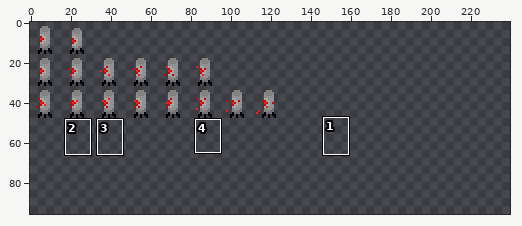
Sprite sheet, stored at resources/art/laser-turret-sheet.png. The picture above shows the old version from afar; the outline marks the close-up.
Close-up. Before the commit:
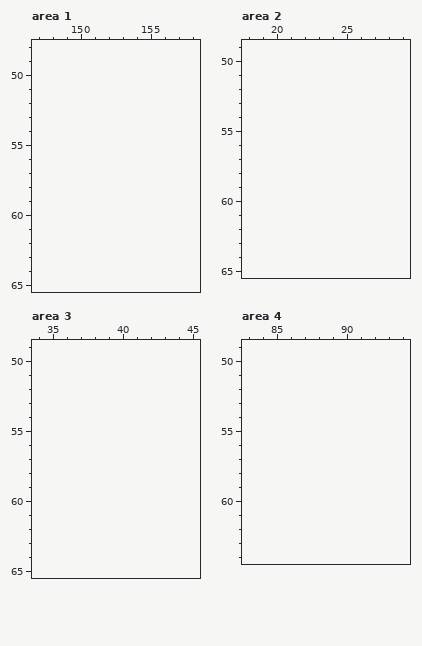
The file is 128x48 pixels. Colours within 5 levels of each other are drawn and written as one. Shown: area 1: x 147..158, y 48..65; area 2: x 18..29, y 49..65; area 3: x 34..45, y 49..65; area 4: x 83..94, y 49..64. The old version is drawn lined up with the new one, on the new canvas. The commit also changed other parts of the picture, which this record leaves out.
New version:
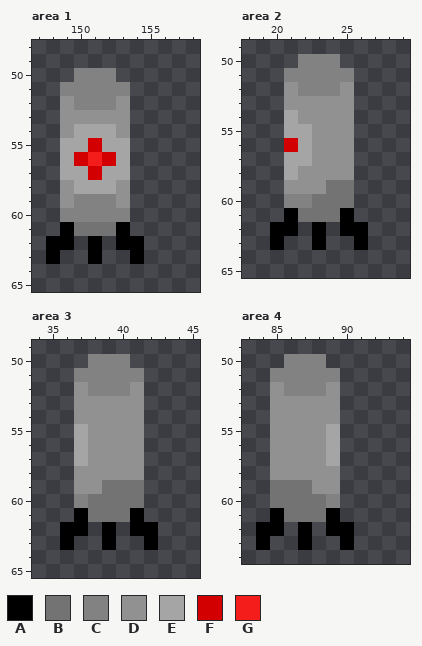
Palette (. is transparent): A #000000  B #737373  C #828282  D #919191  E #a5a5a5  F #d20000  G #f51c1c
Change:
canvas 128x48 -> 240x96
Area 1:
Colour A now appears in row 61 at x 149 and 153; in row 62 at x 148 to 149, 151 and 153 to 154; in row 63 at x 148, 151 and 154.
Colour B now appears in row 61 at x 150 to 152.
Colour C now appears in row 50 at x 150 to 152; in row 51 at x 149 to 153; in row 52 at x 150 to 152; in row 59 at x 150 to 152; in row 60 at x 149 to 153.
Colour D now appears in row 52 at x 149 and 153; in row 53 at x 149 to 153; in row 54 at x 149 and 153; in rows 58 to 59 at x 149 and 153.
Colour E now appears in row 54 at x 150 to 152; in row 55 at x 149 to 150 and 152 to 153; in row 56 at x 149 and 153; in row 57 at x 149 to 150 and 152 to 153; in row 58 at x 150 to 152.
Colour F now appears in row 55 at x 151; in row 56 at x 150 and 152; in row 57 at x 151.
Colour G now appears in row 56 at x 151.
Area 2:
Colour A now appears in row 61 at x 21 and 25; in row 62 at x 20 to 21, 23 and 25 to 26; in row 63 at x 20, 23 and 26.
Colour B now appears in row 59 at x 24 to 25; in row 60 at x 23 to 25; in row 61 at x 22 to 24.
Colour C now appears in row 50 at x 22 to 24; in row 51 at x 21 to 25; in row 52 at x 22 to 24; in row 60 at x 21 to 22.
Colour D now appears in row 52 at x 21 and 25; in row 53 at x 21 to 25; in row 54 at x 22 to 25; in rows 55 to 57 at x 23 to 25; in row 58 at x 22 to 25; in row 59 at x 21 to 23.
Colour E now appears in row 54 at x 21; in row 55 at x 21 to 22; in row 56 at x 22; in row 57 at x 21 to 22; in row 58 at x 21.
Colour F now appears in row 56 at x 21.
Area 3:
Colour A now appears in row 61 at x 37 and 41; in row 62 at x 36 to 37, 39 and 41 to 42; in row 63 at x 36, 39 and 42.
Colour B now appears in row 59 at x 39 to 41; in row 60 at x 38 to 41; in row 61 at x 38 to 40.
Colour C now appears in row 50 at x 38 to 40; in row 51 at x 37 to 41; in row 52 at x 38 to 40; in row 60 at x 37.
Colour D now appears in row 52 at x 37 and 41; in rows 53 to 54 at x 37 to 41; in rows 55 to 57 at x 38 to 41; in row 58 at x 37 to 41; in row 59 at x 37 to 38.
Colour E now appears in rows 55 to 57 at x 37.
Area 4:
Colour A now appears in row 61 at x 85 and 89; in row 62 at x 84 to 85, 87 and 89 to 90; in row 63 at x 84, 87 and 90.
Colour B now appears in row 59 at x 85 to 87; in row 60 at x 85 to 88; in row 61 at x 86 to 88.
Colour C now appears in row 50 at x 86 to 88; in row 51 at x 85 to 89; in row 52 at x 86 to 88; in row 60 at x 89.
Colour D now appears in row 52 at x 85 and 89; in rows 53 to 54 at x 85 to 89; in rows 55 to 57 at x 85 to 88; in row 58 at x 85 to 89; in row 59 at x 88 to 89.
Colour E now appears in rows 55 to 57 at x 89.
